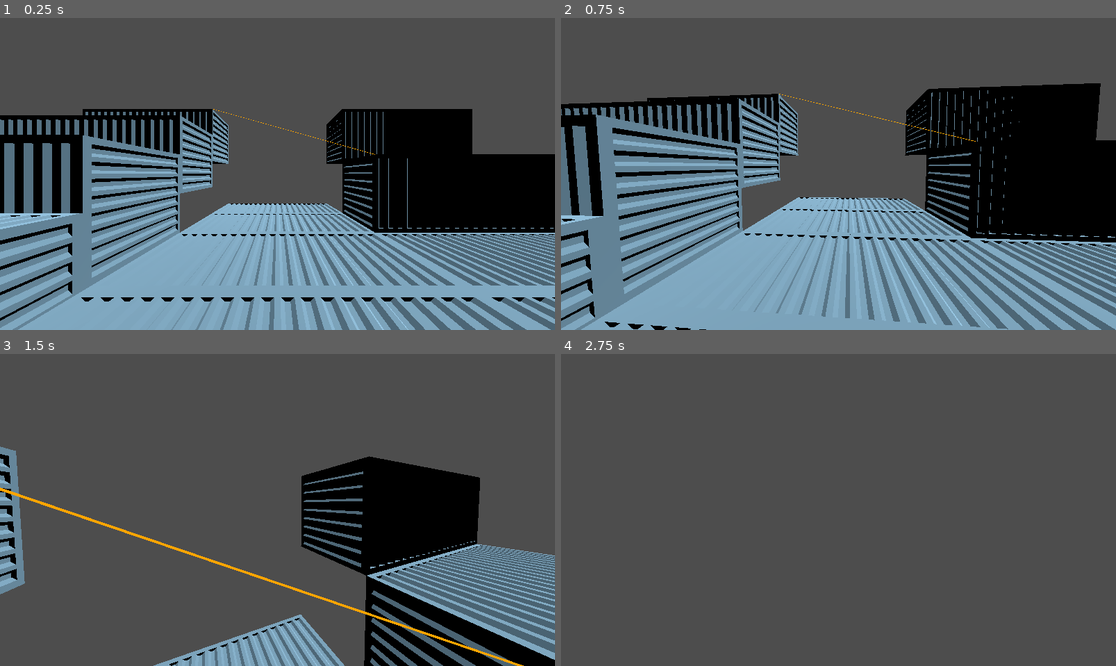
Above: before the commit, frames 1-4 (two rows, left to right).
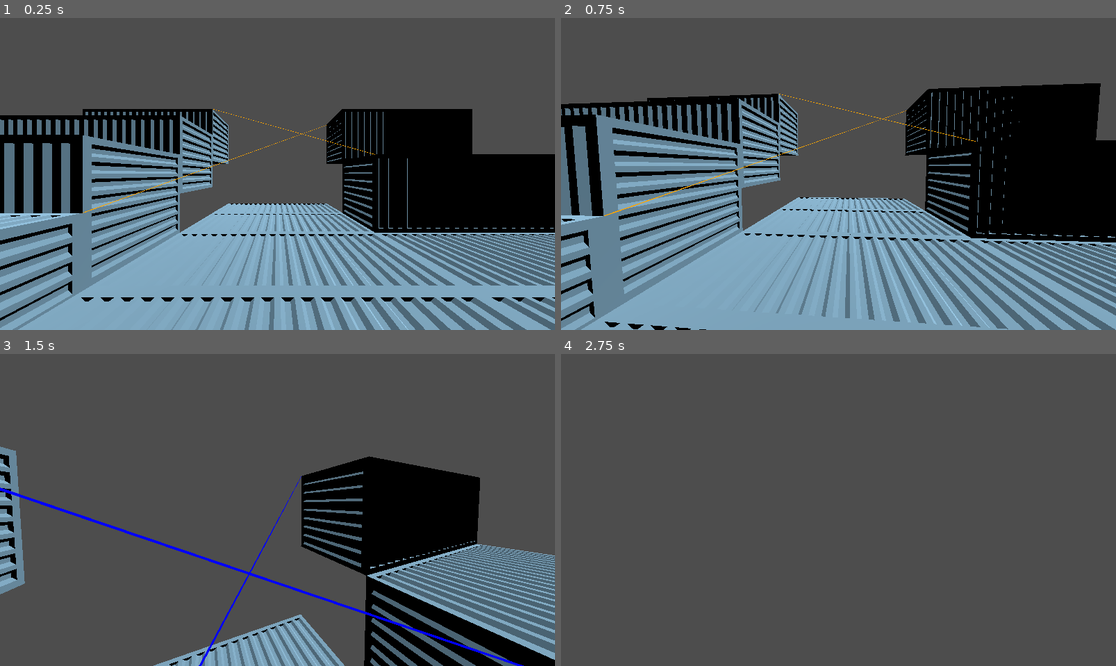
Above: after the commit, the same moments.

Repository: Alex-Fischman/Shipyard
Game: Godot game, scene res://Scenes/Main.tscn
Two runs of this game, one before a commit and one after it. Both use one fixed random seed, a clock stepped at 60 frames per second and the inputs below.
Inputs (mouse positions are in pixels of both pictures, inside the frame that each line leads up to):
- Up to frame 1 (0.25 s): no input
- Up to frame 2 (0.75 s): tap Enter at 0.5 s; move the mouse to (832, 180) at 0.52 s; hold W (move_forward) from 0.53 s (still down)
- Up to frame 3 (1.5 s): keep holding W (move_forward); tap Space (jump) at 0.77 s; move the mouse to (316, 513) at 1.27 s
- Up to frame 4 (2.75 s): keep holding W (move_forward); tap Space (jump) at 1.52 s; move the mouse to (794, 506) at 2.02 s

The runs differ from the first frame. In frame 1, less than 0.1% of the frame differs, in the area x 14-59%, y 34-63%; in frame 2, 0.1%; in frame 3, 1.0%, in the area x 0-95%, y 39-100%; in frame 4, nothing differs.

Commit message:
Create RopeWithEndpoints

Diff:
--- a/Scenes/Main.tscn
+++ b/Scenes/Main.tscn
@@ -80,3 +80,16 @@
 transform = Transform3D(-0.371391, 0.323254, -5, 0, 0.937437, 2, 0.928477, 0.129302, -2, -2.5, 4, -4)
 a = NodePath("../A")
 b = NodePath("../B")
+
+[node name="RopeWithEndpoints" type="Node3D" parent="."]
+
+[node name="Rope" parent="RopeWithEndpoints" node_paths=PackedStringArray("a", "b") instance=ExtResource("3_ib6hg")]
+transform = Transform3D(0.768221, -0.22955, -5, 0, 0.933503, -3, 0.640184, 0.27546, 6, -2.5, 1, 0)
+a = NodePath("../A")
+b = NodePath("../B")
+
+[node name="A" type="Node3D" parent="RopeWithEndpoints"]
+transform = Transform3D(1, 0, 0, 0, 1, 0, 0, 0, 1, -2.5, 1, 0)
+
+[node name="B" type="Node3D" parent="RopeWithEndpoints"]
+transform = Transform3D(1, 0, 0, 0, 1, 0, 0, 0, 1, 2.5, 4, -6)
--- a/Scenes/Rope.tscn
+++ b/Scenes/Rope.tscn
@@ -4,6 +4,8 @@
 [ext_resource type="Script" path="res://Scripts/Targetable.gd" id="2_mnp38"]
 
 [sub_resource type="StandardMaterial3D" id="StandardMaterial3D_ciunw"]
+shading_mode = 0
+albedo_color = Color(1, 0.54902, 0, 1)
 
 [sub_resource type="CapsuleMesh" id="CapsuleMesh_ofrkf"]
 material = SubResource("StandardMaterial3D_ciunw")
--- /dev/null
+++ b/Scenes/RopeWithEndpoints.tscn
@@ -0,0 +1,14 @@
+[gd_scene load_steps=2 format=3 uid="uid://dfm6q4wkygulf"]
+
+[ext_resource type="PackedScene" uid="uid://bdxj633vpp5jm" path="res://Scenes/Rope.tscn" id="1_dykua"]
+
+[node name="RopeWithEndpoints" type="Node3D"]
+
+[node name="Rope" parent="." node_paths=PackedStringArray("a", "b") instance=ExtResource("1_dykua")]
+a = NodePath("../A")
+b = NodePath("../B")
+
+[node name="A" type="Node3D" parent="."]
+
+[node name="B" type="Node3D" parent="."]
+transform = Transform3D(1, 0, 0, 0, 1, 0, 0, 0, 1, 0, 0, -1)
